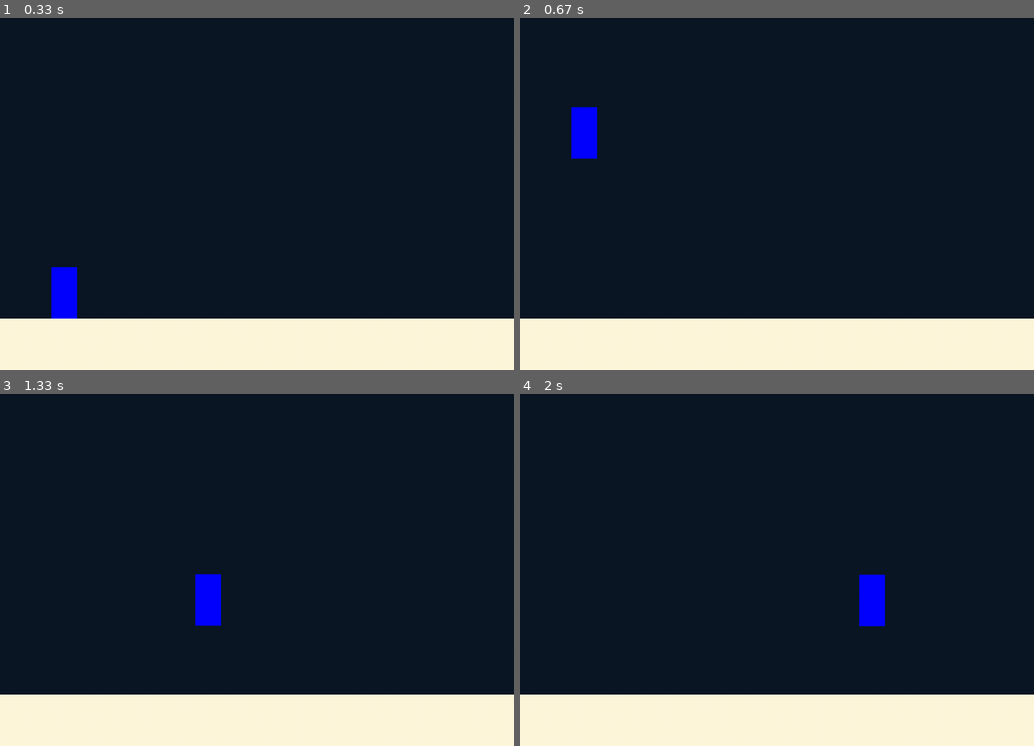
Above: before the commit, frames 1-4 (two rows, left to right).
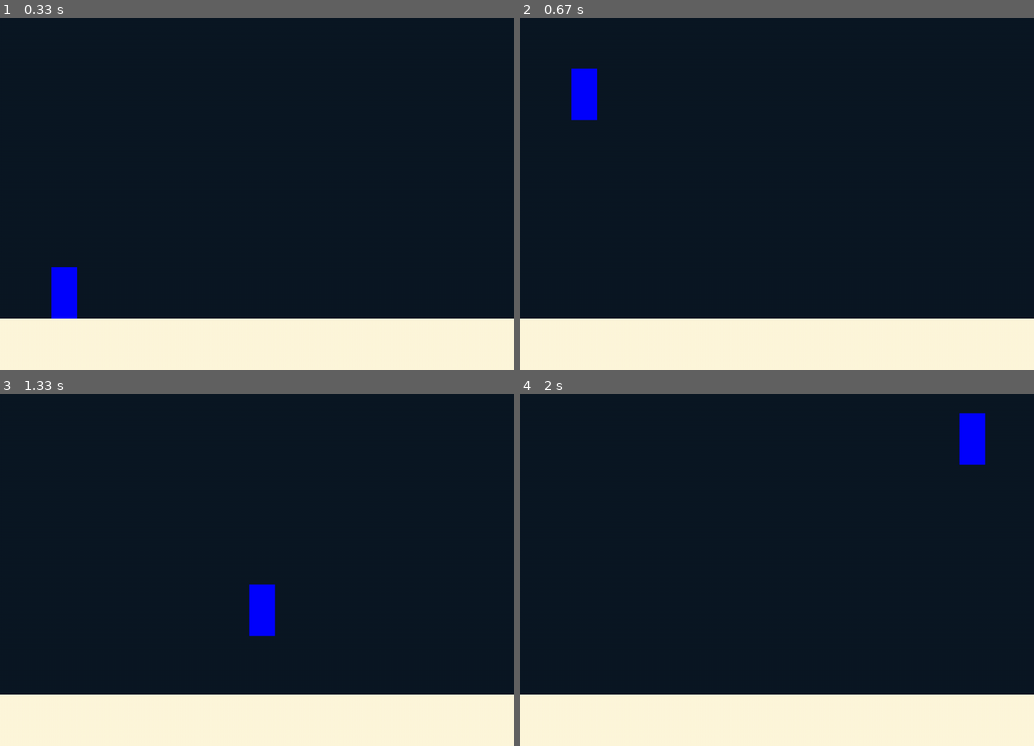
Above: after the commit, the same moments.

Repository: PANKRAV/Pygame-fun
Game: pygame game, started from main.py
Two runs of this game, one before a commit and one after it. Both use one fixed random seed, a clock stepped at 60 frames per second and the inputs below.
Inputs:
- Up to frame 1 (0.33 s): no input
- Up to frame 2 (0.67 s): tap Space at 0.33 s
- Up to frame 3 (1.33 s): hold Right 0.67-1.13 s; tap Space at 0.73, 1.03, 1.23 s; hold Up from 1.17 s (still down)
- Up to frame 4 (2 s): release Up at 1.47 s; hold Right 1.5-1.97 s; tap Space at 1.57, 1.87 s

Frame 1 is identical in both runs. In frame 2, 1.1% of the frame differs, in the area x 10-15%, y 14-40%; in frame 3, 1.5%, in the area x 38-54%, y 51-69%; in frame 4, 1.5%.

Commit message:
implemented friction and air resistance on both axis

Diff:
--- a/sprites.py
+++ b/sprites.py
@@ -22,6 +22,9 @@
         self.y = y
         self.shape = shape
         self.color = color
+
+
+
 
 
 
@@ -51,6 +54,7 @@
         self.ux = 0
         self.ax = 0
         self.uxmax = 2000
+        self.terminal_u = 0
         self.isground = False
         #if isground = -1 self is in air
         #if isground = 0 self is on ground
@@ -59,7 +63,7 @@
         #state for platform or ground
         self.s = 0
         self.state = "vulnerable"
-        self.μ = 0
+        self.μ = 0.5
 
         Player.player_data.append({
             "width" : self.width,
@@ -73,8 +77,11 @@
         })
 
 
+
+
     def update(self, screen):
-        self.ux = 0
+        if not (v.friction or v.air_res):
+            self.ux = 0
         self.acceleration()
 
 
@@ -98,6 +105,7 @@
 
 
 #------UPDATE X---------->
+        self.ux += self.ax * v.dt * v.game_speed
         if self.ux != 0:
             if self.x < 0:
                 self.x = 0
@@ -124,7 +132,7 @@
         self.y += self.uy * v.dt * v.game_speed
 
         if self.isground == -1:
-            self.uy += self.mass * v.g * v.dt * v.game_speed
+            self.uy += self.ay * v.dt * v.game_speed
 
         elif self.isground == 0:
             self.y = v.height - v.ground_height - self.height
@@ -160,25 +168,39 @@
 
 
 #X-AXIS
-        self.ax += v.ρ * self.ux
-
-        if self.isground == 0:
-            if self.ux > 0:
-                self.ax += self.μ * self.mass
-            elif self.uy < 0:
-                self.ax -= self.μ * self.mass
-
-        elif self.isground > 0:
-            pass #platforms
+        if v.air_res : self.ax -= v.ρ * self.ux
+
+        if v.friction:
+            if self.isground == 0:
+                if self.ux > 0:
+                    self.ax -= self.μ * self.mass
+                elif self.ux < 0:
+                    self.ax += self.μ * self.mass
+
+            elif self.isground > 0:
+                pass #platforms
 
 #X-AXIS-END
 
 #Y-AXIS
         if self.isground == -1:
             self.ay += self.mass * v.g
-            self.ay += v.ρ * self.uy
+            if v.air_res : self.ay += v.ρ * self.uy
 
 #Y-AXIS-END
+
+
+
+class Enemy(Sprite):
+    pass
+
+
+class Projectile(Sprite):
+    pass
+
+
+
+
 
 class Platform:
     def __init__(self, μ, width, height, num):
@@ -190,12 +212,6 @@
 
 
 
-class Enemy(Sprite):
-    pass
-
-
-class Projectile(Sprite):
-    pass
 
 
 class State:
--- a/variables.py
+++ b/variables.py
@@ -45,4 +45,7 @@
 screen = pg.display.set_mode((width, height), flags = pg.SHOWN)
 dt = None
 object_accelaretion = False
+friction = True
+air_res = True
 ρ = 1 #air density constant
+groundμ = 1 #ground friction
